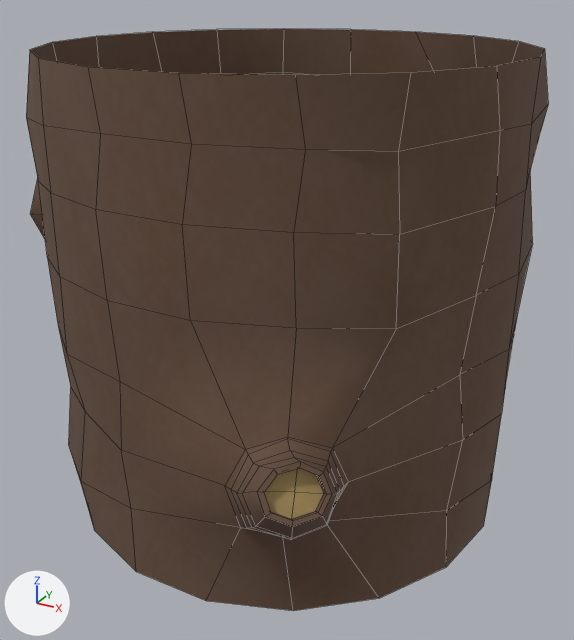
Before and after pictures for a commit that changed the FBX model Assets/Models/Logs/2WAY_WOOD.fbx.
Both versions are drawn from a 50 mm camera at (0.813, -1.482, 0.637) aimed at (0.012, -0.026, -0.09). Lighting does not change. The marker at lower left points along +X, +Y and +Z. Mesh edges are drawn as thin lines. Where no turn or scale is listed for an object, it has been applied to the vertices.

The first picture shows '2WAY_WOOD'.
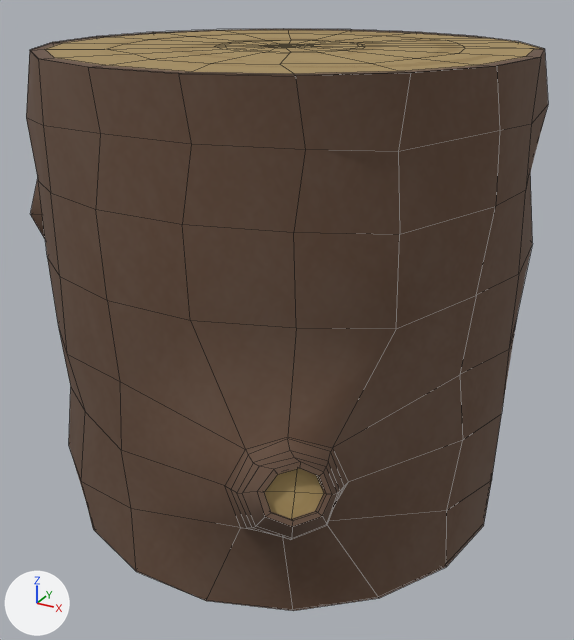
Changed parts and their boxes [x1, y1, x2, y2] in the pictures (574 x 640 px):
'Log_Cap', added: after [31, 29, 544, 75]

The edits, one by one:
Picture 'LOG_GRP_END_WOOD_Roughness.png' (img_log_grp_end_wood_roughness_png) is new.
Picture 'LOG_GRP_END_WOOD_BaseColor.png' (img_log_grp_end_wood_basecolor_png) is new.
Material 'END_WOOD' (mat_end_wood) is new.
Uses the picture img_log_grp_end_wood_basecolor_png.
Uses the picture img_log_grp_end_wood_roughness_png.
Mesh me_mesh_002 is new.
It has 135 vertices, 123 faces and spans x -0.501..0.499, y -0.492..0.493, z -0.009..-0.008.
It uses material mat_end_wood.
Object 'Log_Cap' (ob_log_cap) is new; it shows me_mesh_002.
Its location is (0.0, 0.0, 0.507).
